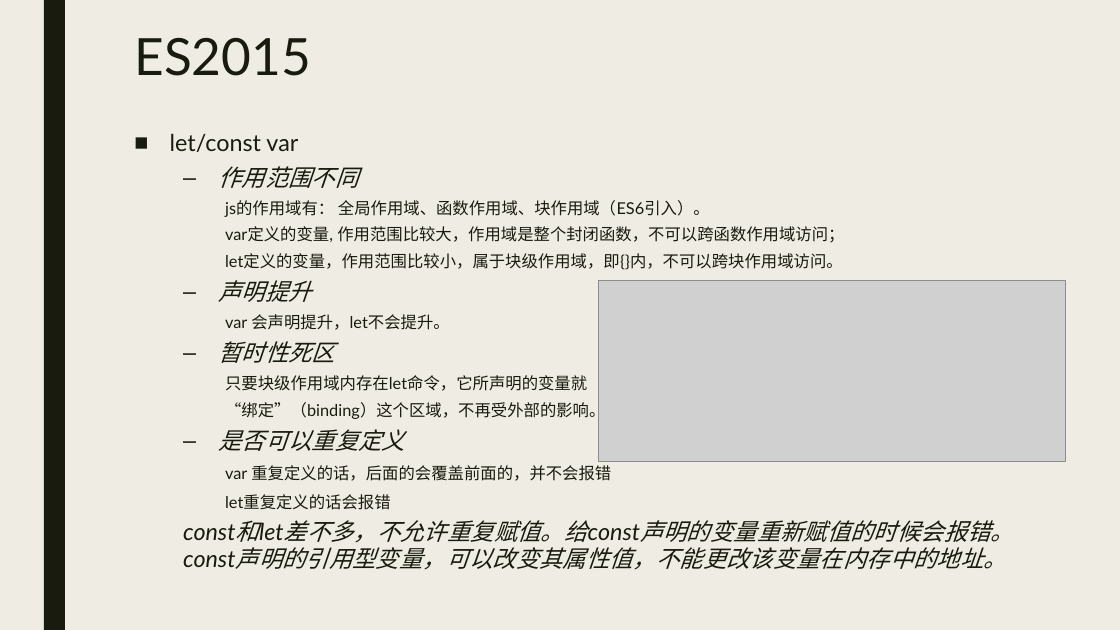
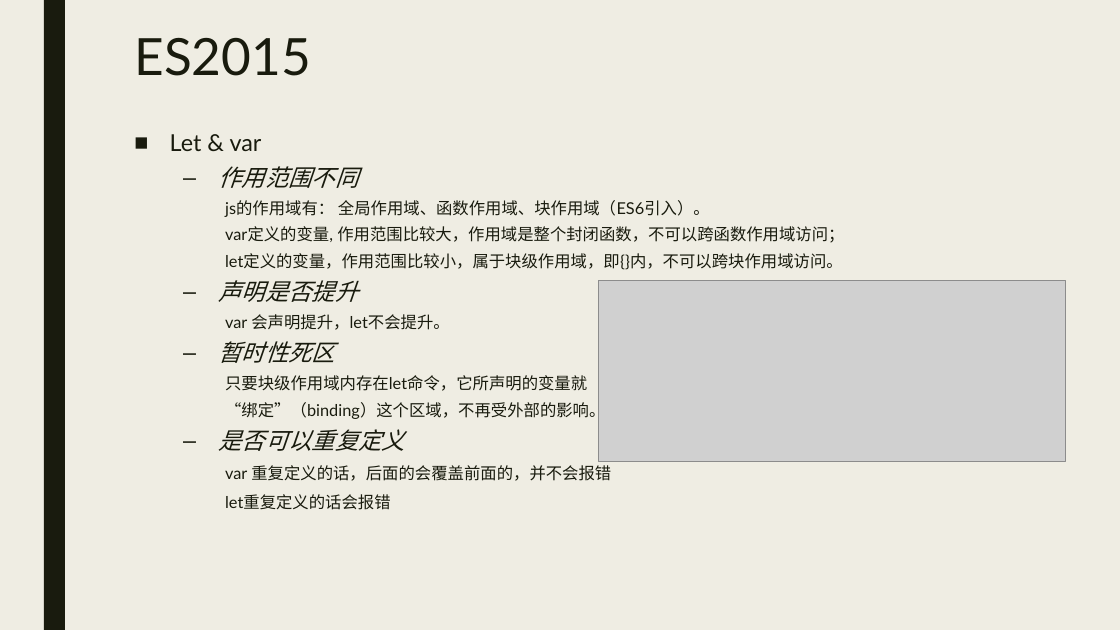
Before and after one commit to wflonglong/wflonglong.github.io, a slide deck: slide 3 of source/ppt/ES6.pptx. Drawn at 1120x630 pixels with LibreOffice and Linux fonts; fonts in the diff are those of the drawing; grey boxes stand for pictures. Boxes give left, top, right and bottom in pixels: in the first picture for what was removed or moved away, otherwise in the second. Text is boxed around its words. In the diff, an @@ line names an element or a change of style, - is before the commit and + after.

```diff
--- a/source/ppt/ES6.pptx
+++ b/source/ppt/ES6.pptx
@@ text at <box>170,134,262,151</box>: text changed @@
-■ let/const var
+■ Let & var
@@ text at <box>218,280,358,302</box>: text changed @@
-  – 声明提升
+  – 声明是否提升
@@ text at <box>236,520,1014,570</box>: paragraph removed @@
-  const和let差不多，不允许重复赋值。给const声明的变量重新赋值的时候会报错。const声明的引用型变量，可以改变其属性值，不能更改该变量在内存中的地址。
```
Also in this commit, not shown: 4 other slides changed, 3 slides added.
